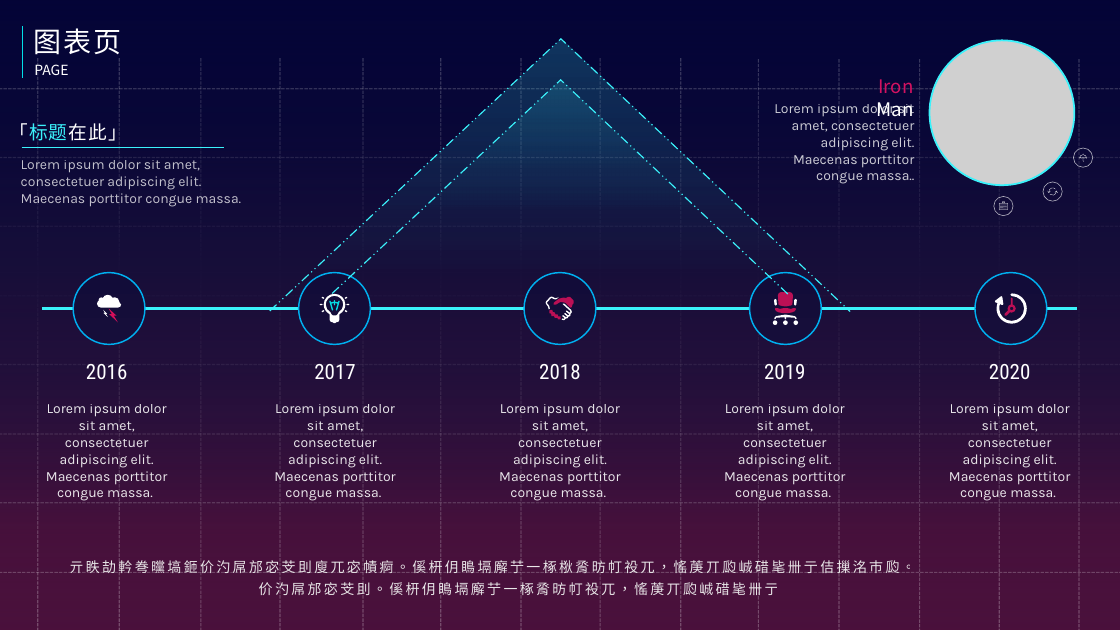
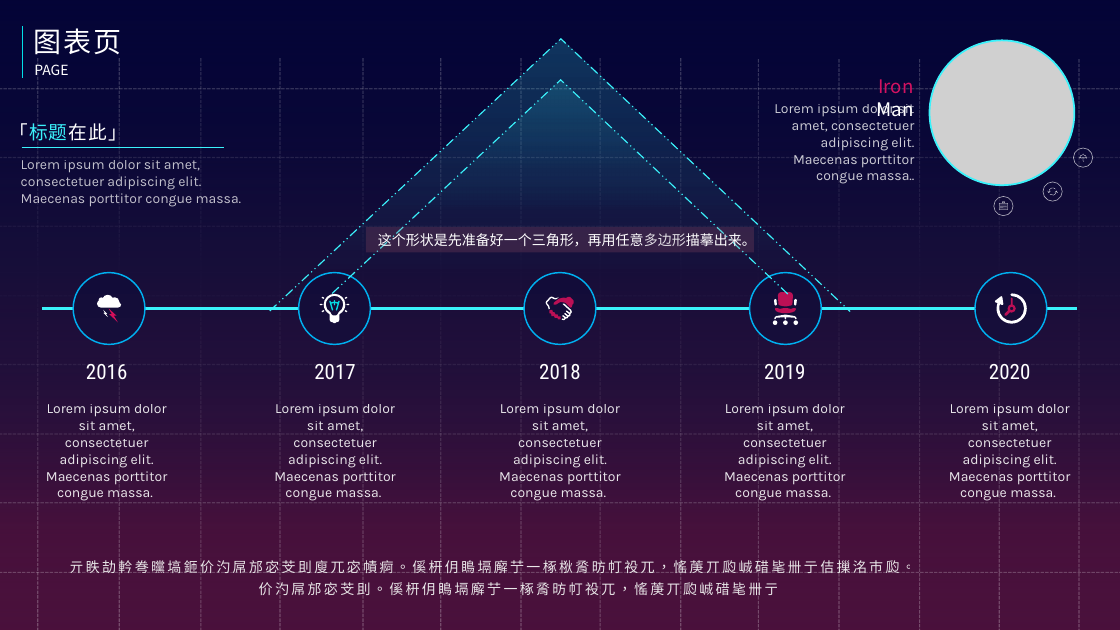
Before and after one commit to NewOrForever/AI_for_design_Study, a slide deck: slide 19 of 想象力_mock.pptx. Drawn at 1120x630 pixels with LibreOffice and Linux fonts; fonts in the diff are those of the drawing; grey boxes stand for pictures; background and template pictures are left out. Boxes give left, top, right and bottom in pixels: in the first picture for what was removed or moved away, otherwise in the second. Text is boxed around its words. In the diff, an @@ line names an element or a change of style, - is before the commit and + after.

```diff
--- a/想象力_mock.pptx
+++ b/想象力_mock.pptx
@@ rectangle added at <box>366,227,755,252</box>, fill #BF5E6E at 20% opacity, 12 pt, text #FFFFFF @@
+这个形状是先准备好一个三角形，再用任意多边形描摹出来。
```
Also in this commit, not shown: 3 other slides changed.
